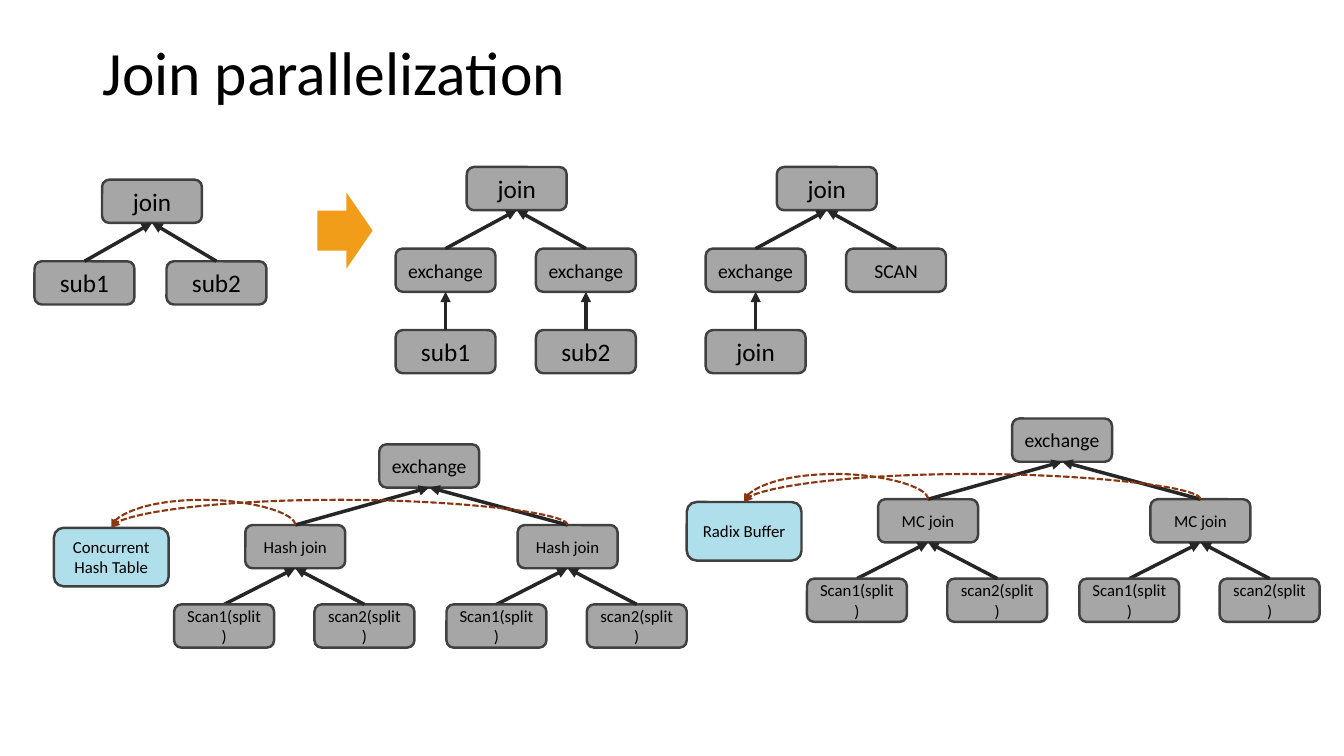
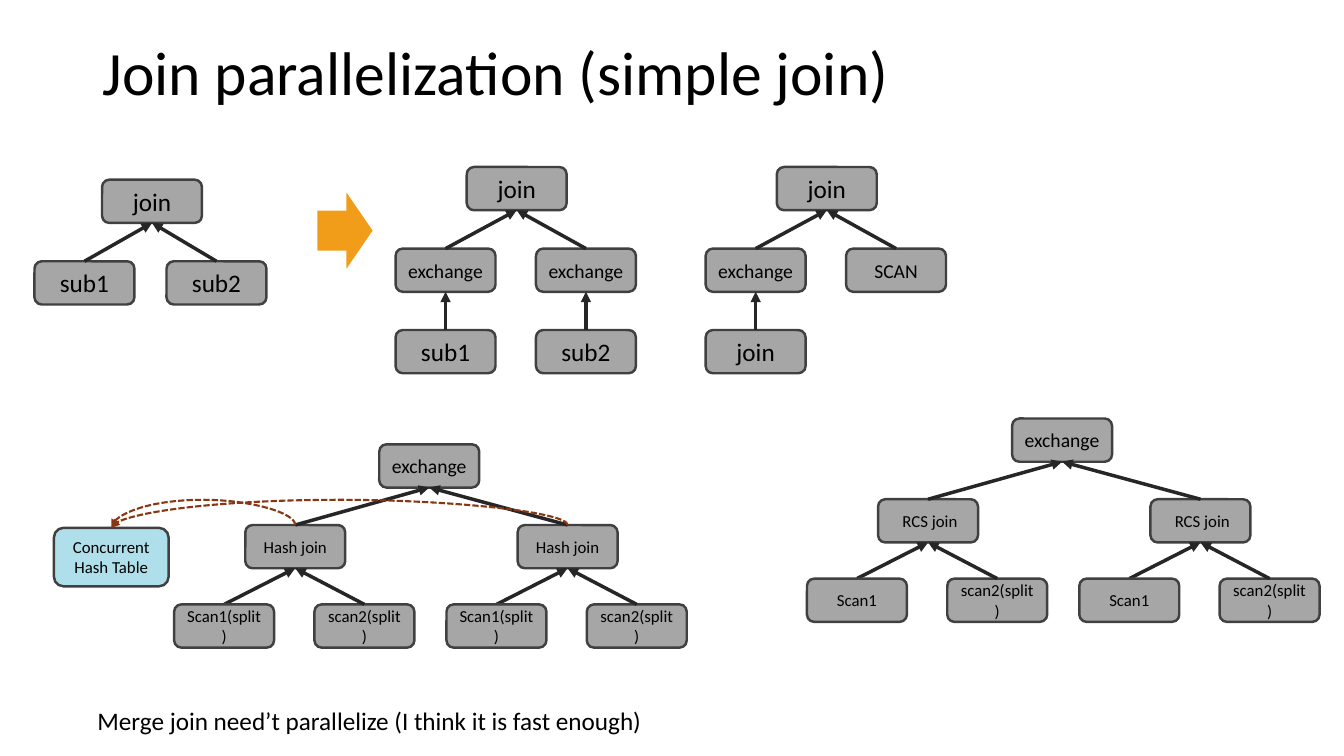
Before and after one commit to scott-zgeng/thor, a slide deck: slide 24 of doc/thor architecture.pptx (slide 23 before the commit). Drawn at 1344x756 pixels with LibreOffice and Linux fonts; fonts in the diff are those of the drawing. Boxes give left, top, right and bottom in pixels: in the first picture for what was removed or moved away, otherwise in the second. Text is boxed around its words. In the diff, an @@ line names an element or a change of style, - is before the commit and + after.

```diff
--- a/doc/thor architecture.pptx
+++ b/doc/thor architecture.pptx
@@ title at bbox=[102, 50, 888, 106]: text changed @@
-Join parallelization
+Join parallelization (simple join)
@@ curved arrow removed from (929, 499) to (744, 502) @@
@@ curved arrow removed from (1201, 499) to (744, 502) @@
@@ rounded rectangle removed at bbox=[687, 502, 802, 561] @@
-Radix Buffer
@@ text in rounded rectangle at bbox=[902, 515, 958, 530]: text changed @@
-MC join
+RCS join
@@ text in rounded rectangle at bbox=[1175, 515, 1230, 530]: text changed @@
-MC join
+RCS join
@@ text in rounded rectangle at bbox=[837, 595, 877, 606]: text changed @@
-Scan1(split)
+Scan1
@@ text in rounded rectangle at bbox=[1109, 595, 1149, 606]: text changed @@
-Scan1(split)
+Scan1
@@ text added at bbox=[97, 711, 641, 735], 18 pt, text #000000 @@
+Merge join need’t parallelize (I think it is fast enough)
```
Also in this commit, not shown: 1 other slide changed, 2 slides added, 1 other file.
